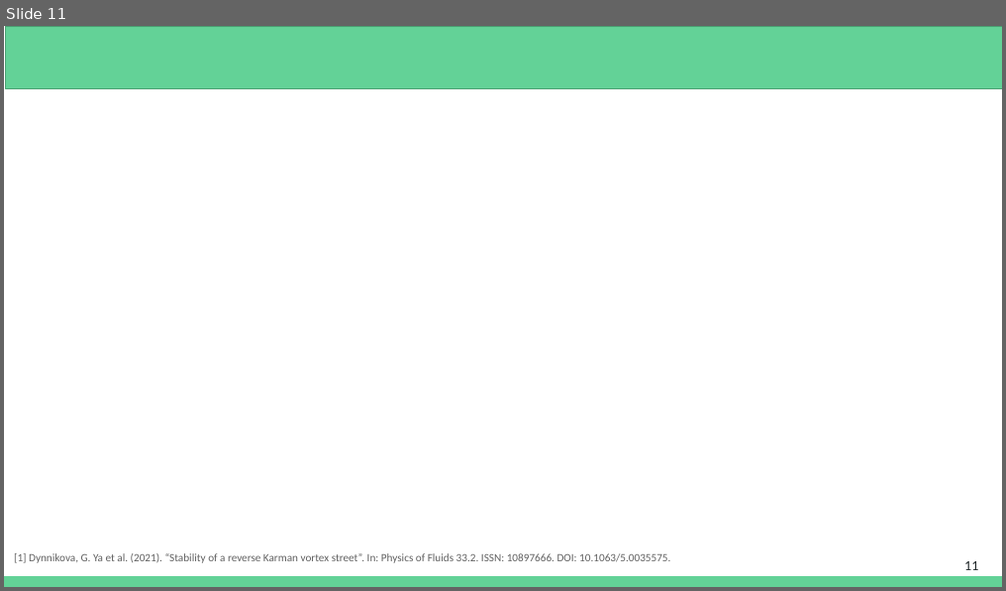
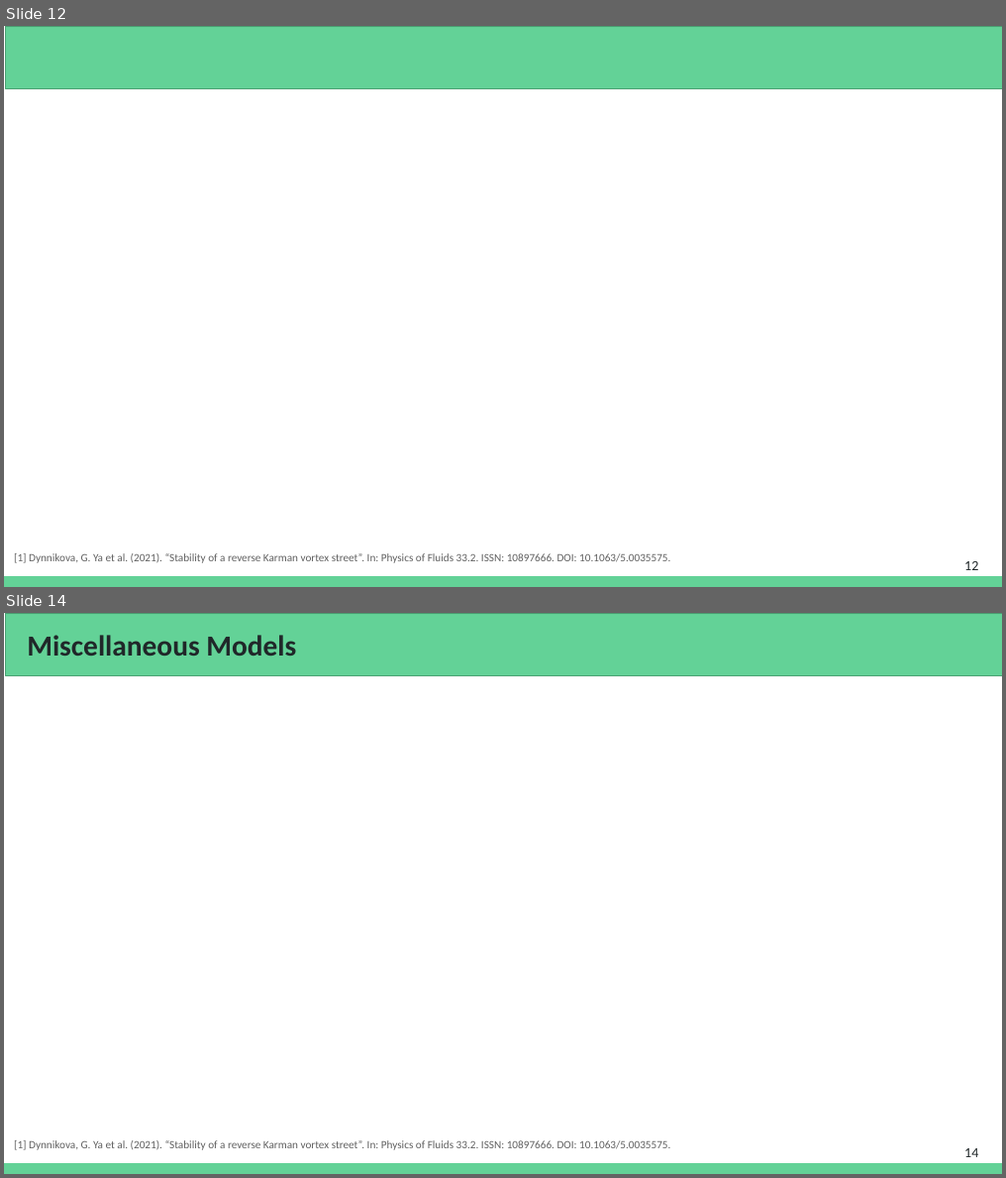
Before and after one commit to Prajwal-Prathiksh/ddp-thesis, a slide deck: report/DDP Stage I - 2022.pptx. Shown one above the other, each under a label of ours: slide 11 before the commit, slides 12 and 14 after it; the slides between them are not shown. The pictures are 1006x591 and 1006x1178 pixels, drawn with LibreOffice and Linux fonts; fonts in the diff are those of the drawing; grey boxes stand for pictures. Boxes give left, top, right and bottom in pixels: in the first picture for what was removed or moved away, otherwise in the second. Text is boxed around its words. In the diff, an @@ line names an element or a change of style, - is before the commit and + after.

```diff
--- a/report/DDP Stage I - 2022.pptx
+++ b/report/DDP Stage I - 2022.pptx
@@ slide 14 added at (4,613,1002,1174), background #FFFFFF; not listed: 1 template element that a slide beside it also shows @@
@@ rectangle added at (5,613,1002,676), fill #63D297, outline #4BA173 0.75 pt @@
@@ title added at (27,635,296,656), 28 pt, text #202729, bold @@
+Miscellaneous Models
@@ text added at (14,1141,670,1151), 10.7 pt, text #616161 @@
+[1] Dynnikova, G. Ya et al. (2021). “Stability of a reverse Karman vortex street”. In: Physics of Fluids 33.2. ISSN: 10897666. DOI: 10.1063/5.0035575.
@@ page number added at (964,1149,978,1157), 13.3 pt, text #202729 @@
+14
@@ what was slide 11 is now slide 12 @@
@@ page number at (964,562,978,570): text changed @@
-11
+12
```
Also in this commit, not shown: 3 other slides added.
